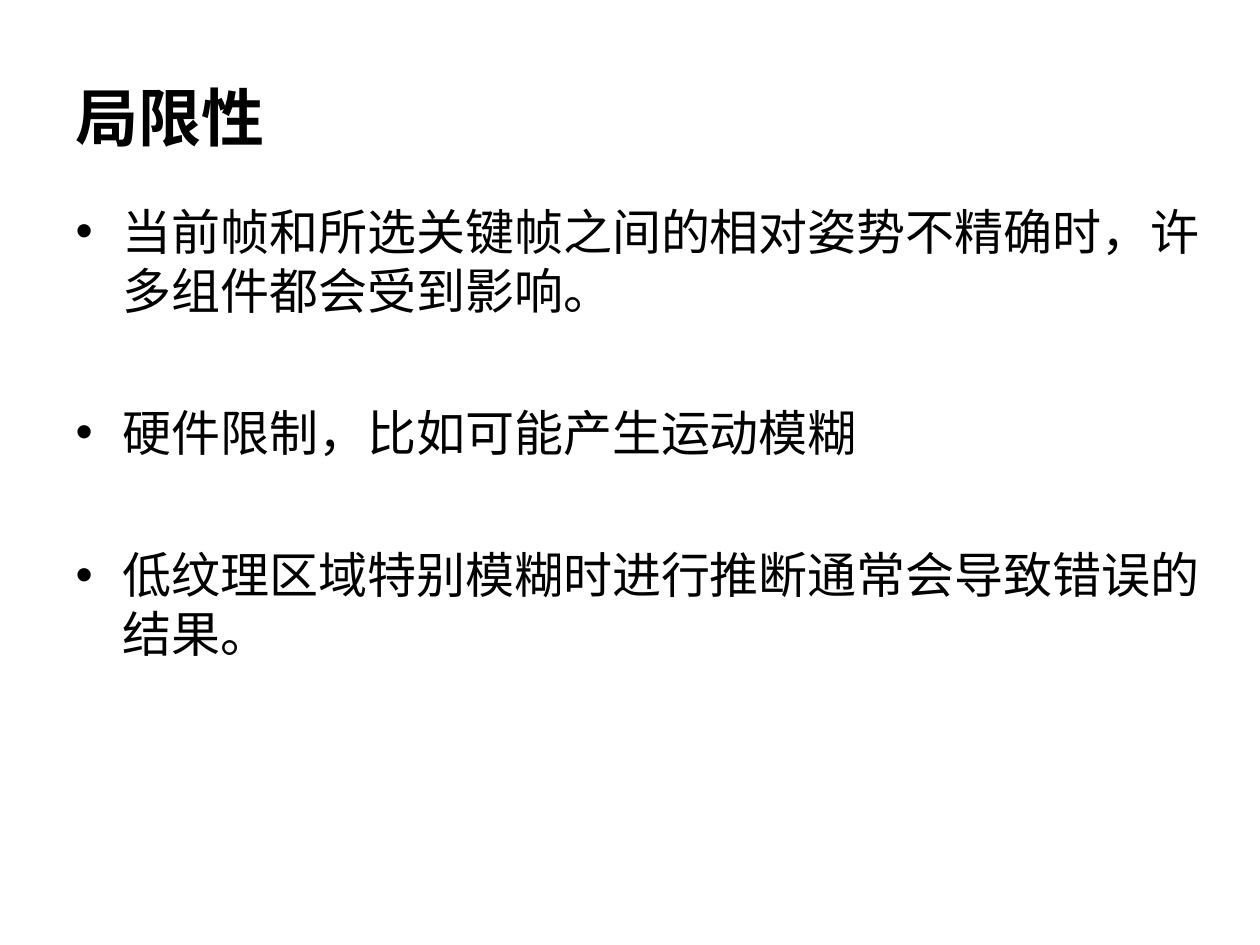
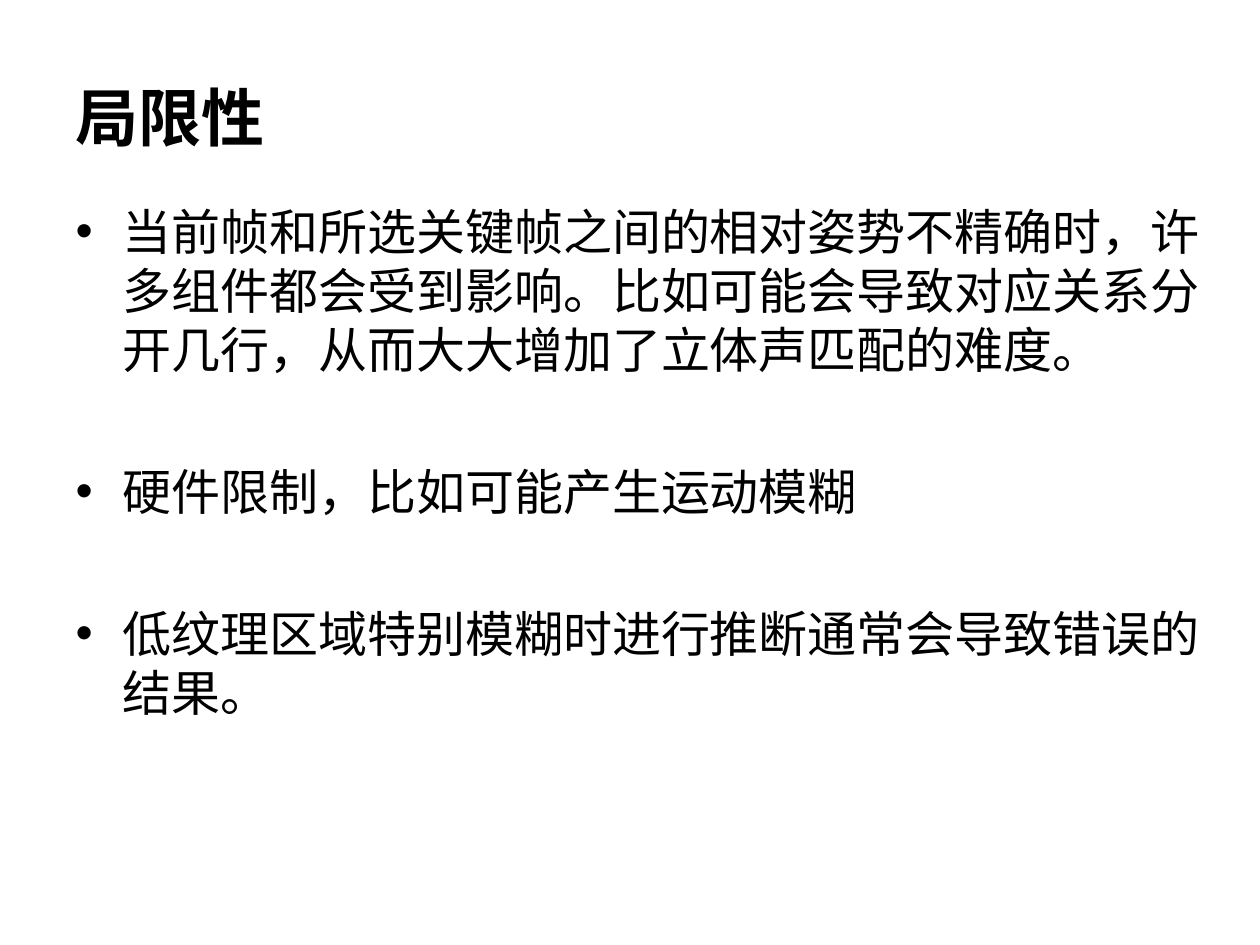
Before and after one commit to 5lyTher1n/graphics2019, a slide deck: slide 10 of 21960540侯保蕾/读书报告/读书报告.ppt (slide 9 before the commit). Drawn at 1260x945 pixels with LibreOffice and Linux fonts; fonts in the diff are those of the drawing; background and template pictures are left out. Boxes give left, top, right and bottom in pixels: in the first picture for what was removed or moved away, otherwise in the second. Text is boxed around its words. In the diff, an @@ line names an element or a change of style, - is before the commit and + after.

```diff
--- a/21960540侯保蕾/读书报告/读书报告.ppt
+++ b/21960540侯保蕾/读书报告/读书报告.ppt
@@ text at (123,208,1200,373): text changed @@
-• 当前帧和所选关键帧之间的相对姿势不精确时，许多组件都会受到影响。
+• 当前帧和所选关键帧之间的相对姿势不精确时，许多组件都会受到影响。比如可能会导致对应关系分开几行，从而大大增加了立体声匹配的难度。
```
Also in this commit, not shown: 7 other slides changed, 1 slide added, 35 other files.
